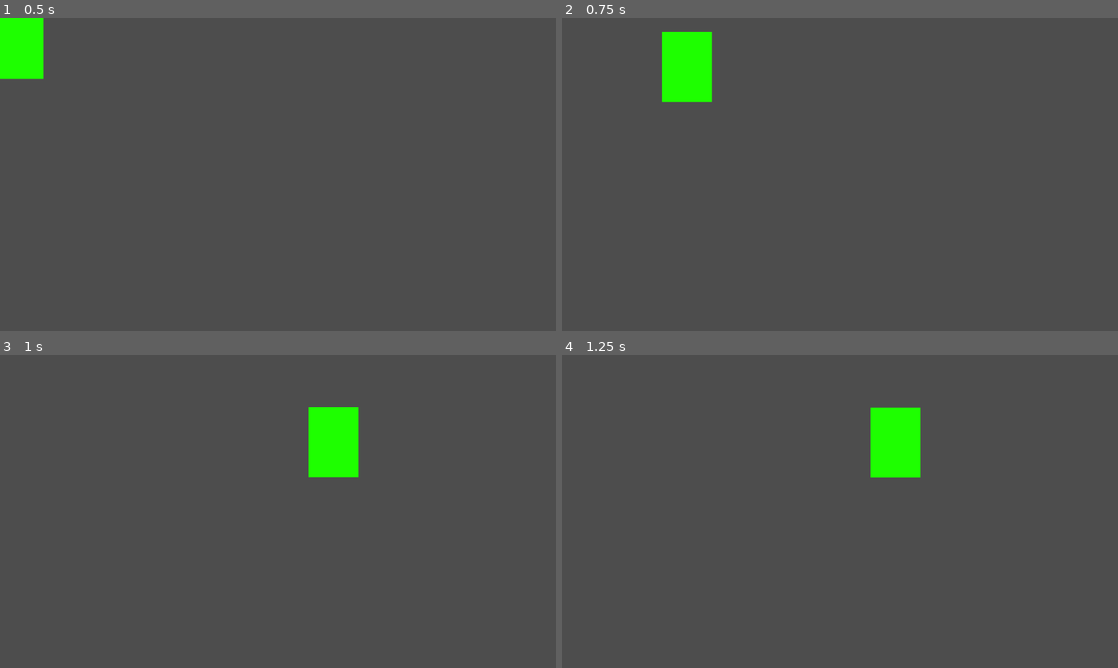
Above: before the commit, frames 1-4 (two rows, left to right).
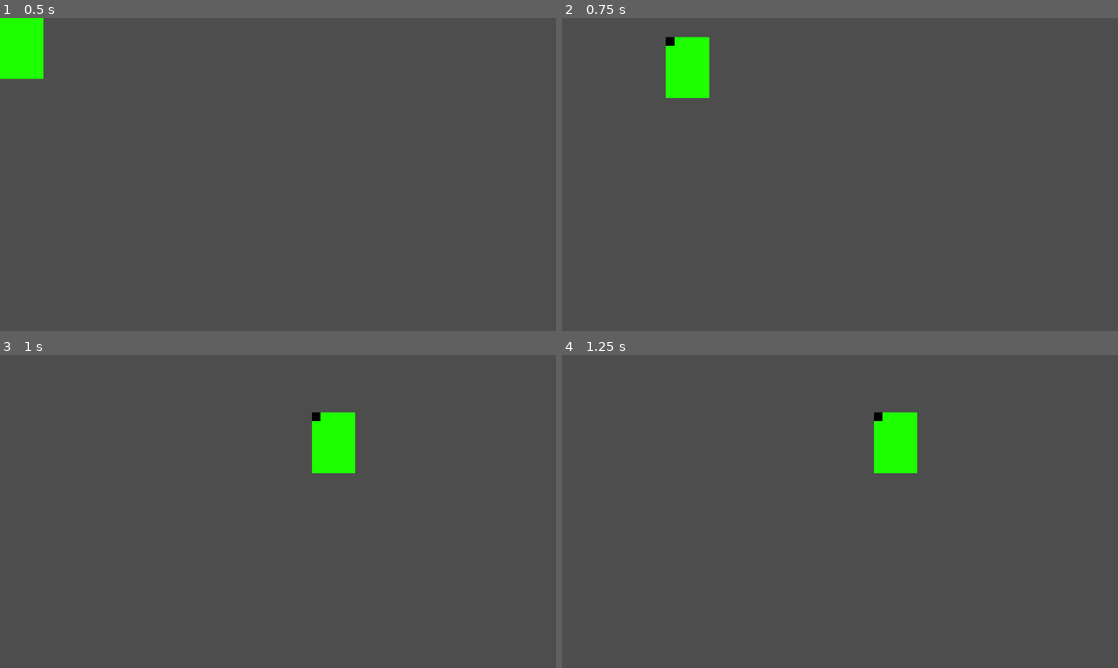
Above: after the commit, the same moments.

Repository: sundowns/deckbuilder-template
Game: Godot game, scene res://cards/PlayableCard.tscn
Same seed, same stepped clock (60 frames per second), same inputs: the game is played once before the commit and once after it. This scene is started directly instead of the project's main scene.
Inputs (mouse positions are in pixels of both pictures, inside the frame that each line leads up to):
- Up to frame 1 (0.5 s): no input
- Up to frame 2 (0.75 s): tap Enter at 0.5 s; drag from (584, 49) to (895, 105) at 0.52 s
- Up to frame 3 (1 s): no input
- Up to frame 4 (1.25 s): no input

Frame 1 is identical in both runs. In frame 2, 0.6% of the frame differs, in the area x 18-27%, y 4-27%; in frame 3, 0.6%, in the area x 55-65%, y 16-40%; in frame 4, 0.6%.
Error before the commit: Cannot call method 'kill' on a null value. (res://cards/PlayableCard.gd:77)
Error after the commit: Cannot call method 'kill' on a null value. (res://cards/PlayableCard.gd:71)

Commit message:
did away with scale modifier

Diff:
--- a/cards/PlayableCard.gd
+++ b/cards/PlayableCard.gd
@@ -17,8 +17,8 @@
 
 # Should eventually be replaced with actual sprites for each card
 @onready var background: ColorRect = $Background
+@onready var is_selected_identifier: ColorRect = $IsSelectedIdentifier
 
-var scale_tween: Tween
 var is_selected: bool = false
 var is_being_dragged: bool = false
 
@@ -47,22 +47,16 @@
 	pivot_offset = card_size/2
 	custom_minimum_size = card_size
 
+	is_selected_identifier.visible = false
+
 func get_centre_world_position() -> Vector2:
 	return global_position + card_size/2
 
 func _on_mouse_entered() -> void:
 	if is_selected or Cards._is_dragging: return
-	if scale_tween and scale_tween.is_running():
-		scale_tween.kill()
-	scale_tween = create_tween().set_ease(Tween.EASE_OUT).set_trans(Tween.TRANS_ELASTIC)
-	scale_tween.tween_property(self, "scale", on_hover_scale_amount, 0.6)
 
 func _on_mouse_exited() -> void:
 	if is_selected or Cards._is_dragging: return
-	if scale_tween and scale_tween.is_running():
-		scale_tween.kill()
-	scale_tween = create_tween().set_ease(Tween.EASE_OUT).set_trans(Tween.TRANS_ELASTIC)
-	scale_tween.tween_property(self, "scale", Vector2.ONE, 0.4)
 
 func _on_area_2d_input_event(_viewport: Node, event: InputEvent, _shape_idx: int) -> void:
 	if event is InputEventMouseButton:
@@ -84,16 +78,11 @@
 
 func select() -> void:
 	is_selected = true
-	if not scale_tween or (scale_tween and not scale_tween.is_running()):
-		scale_tween = create_tween().set_ease(Tween.EASE_OUT).set_trans(Tween.TRANS_ELASTIC)
-		scale_tween.tween_property(self, "scale", on_selected_scale_amount, 0.6)
+	is_selected_identifier.visible = true
 
 func deselect() -> void:
 	is_selected = false
-	if scale_tween and scale_tween.is_running():
-		scale_tween.kill()
-	scale_tween = create_tween().set_ease(Tween.EASE_OUT).set_trans(Tween.TRANS_LINEAR)
-	scale_tween.tween_property(self, "scale", Vector2.ONE, 0.1)
+	is_selected_identifier.visible = false
 
 func move_towards(new_position: Vector2, centre_around_position: bool = true) -> void:
 	var target := new_position
--- a/cards/PlayableCard.tscn
+++ b/cards/PlayableCard.tscn
@@ -26,6 +26,12 @@
 pivot_offset = Vector2(40, 50)
 mouse_filter = 1
 
+[node name="IsSelectedIdentifier" type="ColorRect" parent="."]
+layout_mode = 0
+offset_right = 20.0
+offset_bottom = 20.0
+color = Color(0, 0, 0, 1)
+
 [connection signal="mouse_entered" from="." to="." method="_on_mouse_entered"]
 [connection signal="mouse_exited" from="." to="." method="_on_mouse_exited"]
 [connection signal="input_event" from="Area2D" to="." method="_on_area_2d_input_event"]
